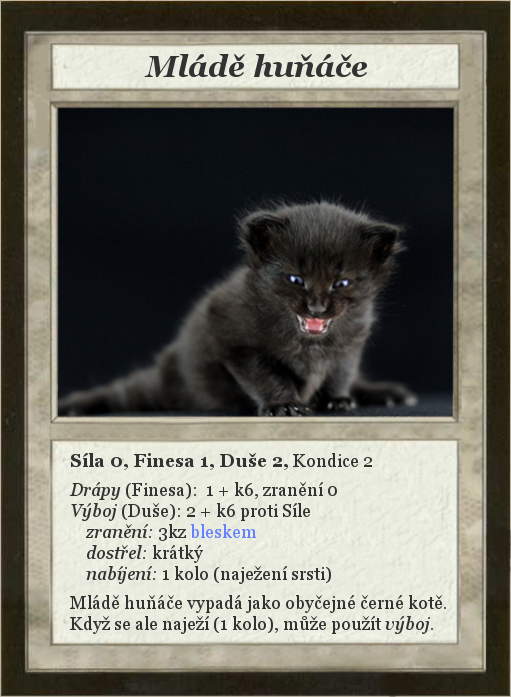
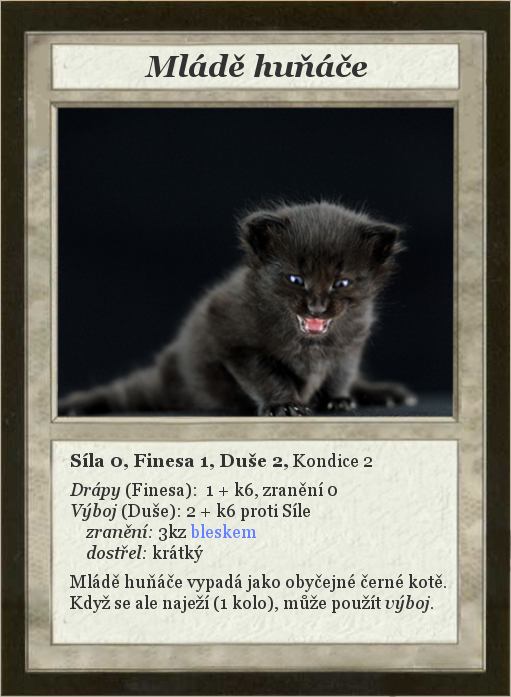
Before/after of a 511×697 layered artwork. What changed in the layer stack:
painted on "Síla 0, Finesa 1, Duše 2, Kond..." over [70, 566, 446, 634]
